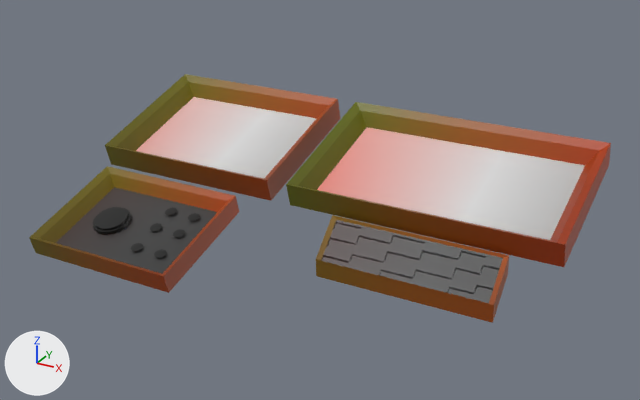
The FBX model Main_Game/Assets/ArtAssets/Chloe/Models/SM_DisplayBox.fbx: old version first, new version second.
Rendered twice from a camera (50 mm lens) standing at (0.156, -0.297, 0.131) and looking at (0.007, -0.027, -0.005). Lighting does not change. The marker at lower left points along +X, +Y and +Z. Where no turn or scale is listed for an object, it has been applied to the vertices. Vertices at the same position are counted once.

Objects in the first picture: 'display_box'.
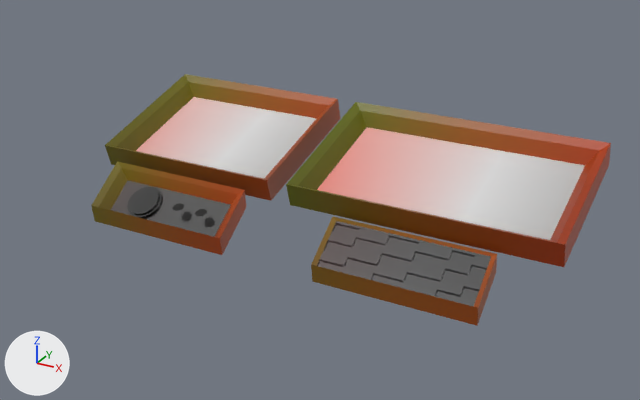
Commit message: Chloe - box

What differs and where, as boxes [x1, y1, x2, y2] in the pictures (640 x 400 px; the box of a moved part takes in the faces that stretch with it):
'display_box', reshaped (11% narrower)
    before: [29, 74, 611, 323]
    after: [91, 74, 611, 326]
part 1 of me_mesh, moved or reshaped
    before: [29, 166, 239, 293]
    after: [91, 161, 246, 255]
part 2 of me_mesh, moved or reshaped
    before: [93, 207, 131, 235]
    after: [127, 187, 162, 219]
part 3 of me_mesh, moved or reshaped
    before: [165, 208, 177, 215]
    after: [173, 203, 184, 211]
part 4 of me_mesh, moved or reshaped
    before: [188, 213, 200, 221]
    after: [195, 209, 207, 216]
part 5 of me_mesh, deleted
    before: [154, 249, 166, 258]
part 6 of me_mesh, deleted
    before: [131, 243, 143, 251]
part 7 of me_mesh, deleted
    before: [150, 223, 162, 231]
part 8 of me_mesh, deleted
    before: [173, 229, 185, 237]
part 9 of me_mesh, moved or reshaped
    before: [316, 215, 509, 323]
    after: [311, 217, 497, 326]

What changed in the scene script:
```text
Change me_mesh:
    used by ob_display_box; location = (0.0037, -0.0286, -0.0045)
    remove me_mesh.from_pydata(...)  # 857 vertices, 770 faces; spans x -0.097..0.097, y -0.058..0.058, z -0.022..0.022
    add me_mesh.from_pydata(...)  # 613 vertices, 578 faces; spans x -0.097..0.097, y -0.023..0.058, z -0.022..0.022
    me_mesh part 1: the loose piece of 16 vertices spanning x -0.089..-0.025, y -0.058..-0.01, z -0.02..0.001 is scaled about the mesh origin by (1, 0.389, 1)
    me_mesh part 2: the loose piece of 281 vertices spanning x -0.076..-0.061, y -0.041..-0.026, z -0.016..-0.007 is turned 17.9 degrees about the x axis through its middle, then moved by (0.0, 0.02, 0.0)
    me_mesh part 3: the loose piece of 61 vertices spanning x -0.052..-0.047, y -0.024..-0.02, z -0.008..-0.006 is moved by (0.0, 0.005, 0.0)
    me_mesh part 4: the loose piece of 61 vertices spanning x -0.041..-0.036, y -0.024..-0.02, z -0.008..-0.006 is moved by (0.0, 0.005, 0.0)
    me_mesh part 5: the loose piece of 61 vertices spanning x -0.041..-0.036, y -0.045..-0.041, z -0.014..-0.012 is deleted
    me_mesh part 6: the loose piece of 61 vertices spanning x -0.052..-0.047, y -0.045..-0.041, z -0.014..-0.012 is deleted
    me_mesh part 7: the loose piece of 61 vertices spanning x -0.052..-0.047, y -0.034..-0.029, z -0.01..-0.009 is deleted
    me_mesh part 8: the loose piece of 61 vertices spanning x -0.041..-0.036, y -0.034..-0.029, z -0.01..-0.009 is deleted
    me_mesh part 9: 3 vertices moved within x 0.012..0.023, y -0.004..-0.003, z -0.01..-0.003; 159 vertices removed from x 0.012..0.079, y -0.016..-0.003, z -0.022..-0.003; 159 vertices added at x 0.012..0.076, y -0.021..-0.003, z -0.022..-0.003
```
